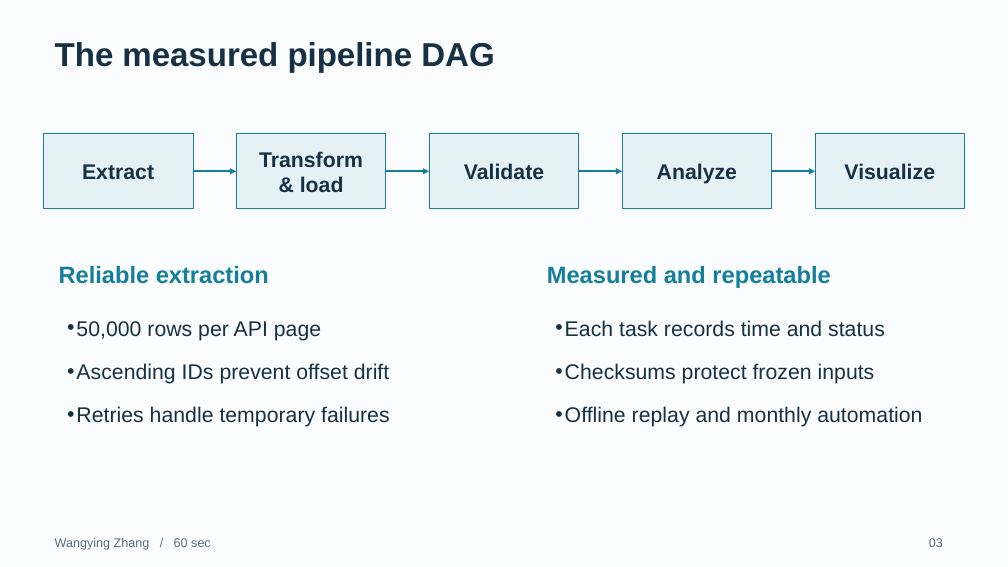
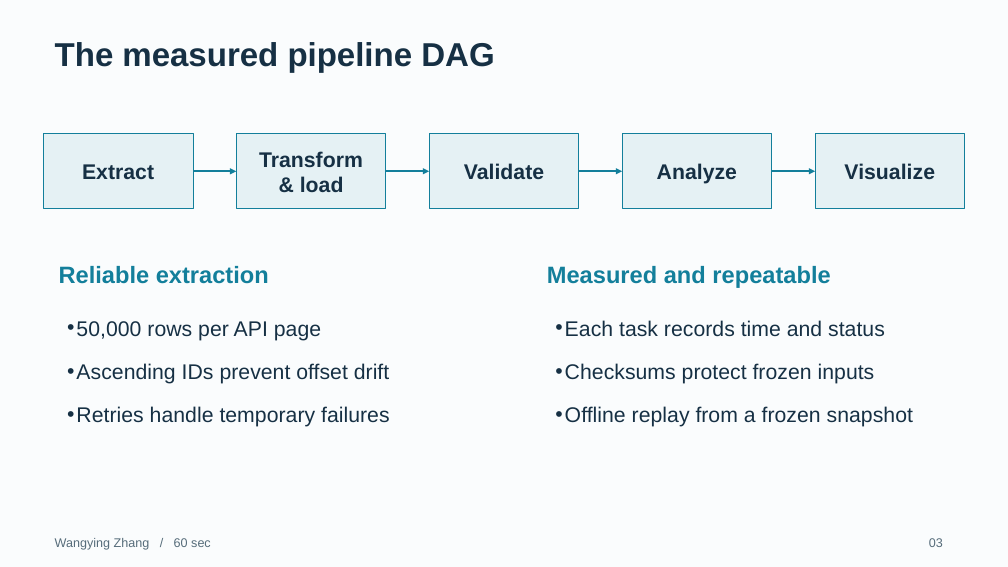
Before and after one commit to 1uf3n/Chicago-Crime-Analysis, a slide deck: slide 3 of presentation/Chicago_Crime_10_Minutes.pptx. Drawn at 1008x567 pixels with LibreOffice and Linux fonts; fonts in the diff are those of the drawing. Boxes give left, top, right and bottom in pixels: in the first picture for what was removed or moved away, otherwise in the second. Text is boxed around its words. In the diff, an @@ line names an element or a change of style, - is before the commit and + after.

```diff
--- a/presentation/Chicago_Crime_10_Minutes.pptx
+++ b/presentation/Chicago_Crime_10_Minutes.pptx
@@ text at [565, 406, 913, 427]: text changed @@
-• Offline replay and monthly automation
+• Offline replay from a frozen snapshot
```
Also in this commit, not shown: 14 other files.
